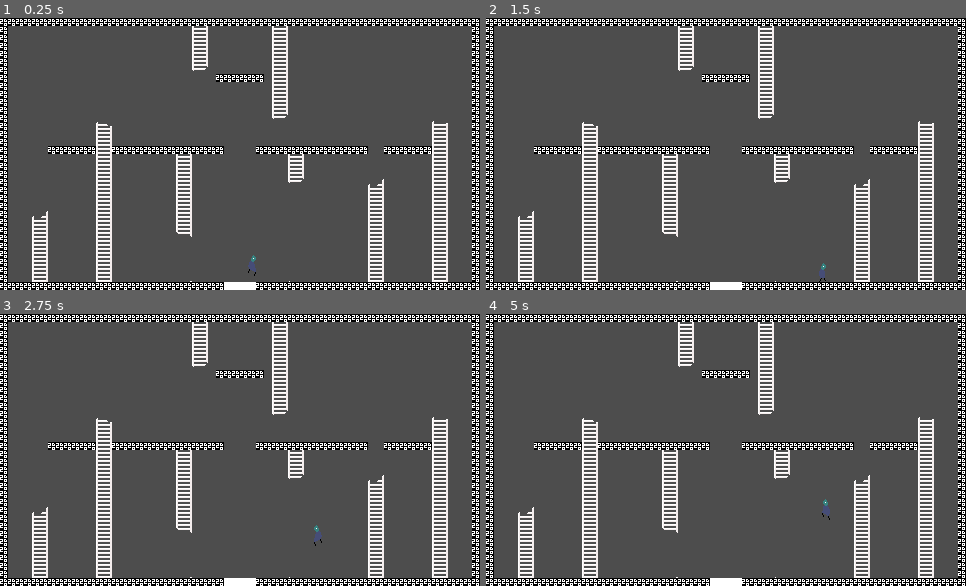
Above: before the commit, frames 1-4 (two rows, left to right).
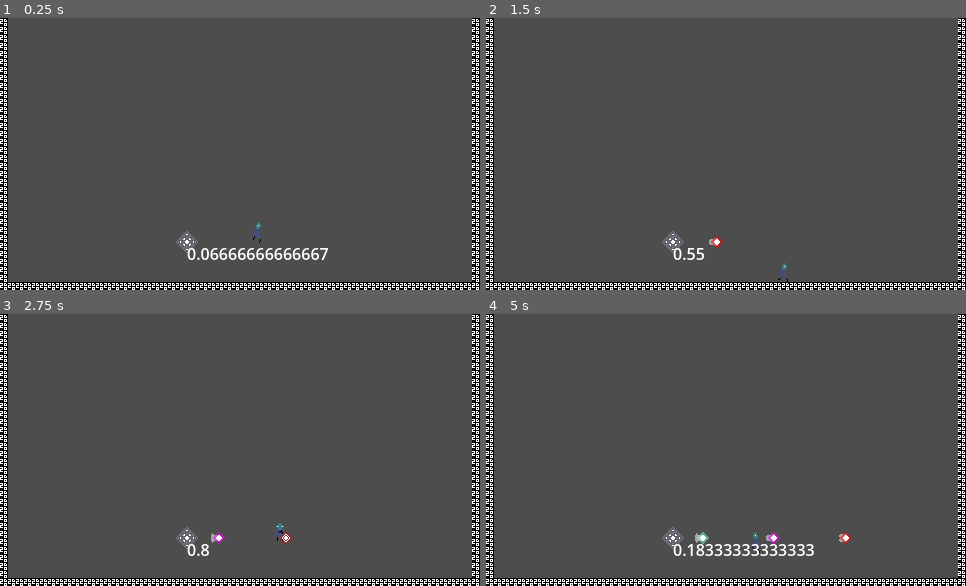
Above: after the commit, the same moments.

Repository: ehj37/Godot-Wild-Jam-90
Game: Godot game, scene res://scenes/level_1.tscn
The game is run twice, just before and just after one commit, with the same random seed, the same clock (stepped at 60 frames per second) and the same inputs.
Inputs:
- Up to frame 1 (0.25 s): no input
- Up to frame 2 (1.5 s): hold Space (jump) 0.53-1.28 s; hold D (move_right) from 0.53 s (still down); tap B (bullet_time) at 1.35 s
- Up to frame 3 (2.75 s): tap Space (jump) at 1.52, 1.55, 1.82 s; release D (move_right) at 2.03 s; hold A (move_left) from 2.03 s (still down); hold Space (jump) from 2.03 s (still down); tap M (dash) at 2.1 s
- Up to frame 4 (5 s): release A (move_left) at 2.78 s; release Space (jump) at 2.78 s; hold D (move_right) 2.78-4.28 s; tap Space (jump) at 2.85, 3.02, 3.32, 4.52, 4.55, 4.82 s; hold Space (jump) 3.53-4.28 s; tap B (bullet_time) at 3.6 s; hold A (move_left) from 4.28 s (still down); tap M (dash) at 4.35 s

The runs differ from the first frame. In frame 1, 12% of the frame differs, in the area x 1-99%, y 0-100%; in frame 2, 11%; in frame 3, 11%; in frame 4, 12%.

Commit message:
Improve jumping from ladders

Diff:
--- a/scenes/level_1.tscn
+++ b/scenes/level_1.tscn
@@ -13,7 +13,7 @@
 script = ExtResource("1_15mv3")
 
 [node name="Player" parent="." unique_id=926355718 instance=ExtResource("2_e3sih")]
-position = Vector2(252, 237)
+position = Vector2(257, 748)
 
 [node name="Camera" parent="." unique_id=1830973701 instance=ExtResource("3_2y5yt")]
 position = Vector2(240, 136)
--- a/scenes/player/state/airborne.gd
+++ b/scenes/player/state/airborne.gd
@@ -45,11 +45,11 @@
 		_state_machine.transition_to("Dash")
 		return
 
-	if Input.is_action_pressed("climb_up") && _player.ladder_ray_cast_up.is_colliding():
+	if _can_transition_to_ladder_up():
 		_state_machine.transition_to("LadderUp")
 		return
 
-	if Input.is_action_pressed("climb_down") && _player.ladder_ray_cast_down.is_colliding():
+	if _can_transition_to_ladder_down():
 		_state_machine.transition_to("LadderDown")
 		return
 
--- a/scenes/player/state/dash.gd
+++ b/scenes/player/state/dash.gd
@@ -11,11 +11,11 @@
 	if _started_on_floor && !_player.is_on_floor():
 		_player.num_jumps = 1
 
-	if Input.is_action_pressed("climb_up") && _player.ladder_ray_cast_up.is_colliding():
+	if _can_transition_to_ladder_up():
 		_state_machine.transition_to("LadderUp")
 		return
 
-	if Input.is_action_pressed("climb_down") && _player.ladder_ray_cast_down.is_colliding():
+	if _can_transition_to_ladder_down():
 		_state_machine.transition_to("LadderDown")
 		return
 
@@ -30,8 +30,7 @@
 	_player.can_dash = false
 	_player.animation_player.play("dash_right")
 
-	if _player.is_on_floor():
-		_started_on_floor = true
+	_started_on_floor = _player.is_on_floor()
 
 	var input_direction: Vector2 = _player.get_input_direction()
 	if !input_direction.is_zero_approx():
--- a/scenes/player/state/idle.gd
+++ b/scenes/player/state/idle.gd
@@ -8,11 +8,11 @@
 		_state_machine.transition_to("Dash")
 		return
 
-	if Input.is_action_pressed("climb_up") && _player.ladder_ray_cast_up.is_colliding():
+	if _can_transition_to_ladder_up():
 		_state_machine.transition_to("LadderUp")
 		return
 
-	if Input.is_action_pressed("climb_down") && _player.ladder_ray_cast_down.is_colliding():
+	if _can_transition_to_ladder_down():
 		_state_machine.transition_to("LadderDown")
 		return
 
--- a/scenes/player/state/ladder_down.gd
+++ b/scenes/player/state/ladder_down.gd
@@ -8,7 +8,7 @@
 		_player.velocity.y = LADDER_DOWN_SPEED
 		return
 
-	if Input.is_action_pressed("climb_up") && _player.ladder_ray_cast_up.is_colliding():
+	if _can_transition_to_ladder_up():
 		_state_machine.transition_to("LadderUp")
 		return
 
--- a/scenes/player/state/ladder_idle.gd
+++ b/scenes/player/state/ladder_idle.gd
@@ -2,21 +2,16 @@
 
 
 func update(_delta: float) -> void:
-	if Input.is_action_pressed("climb_up") && _player.ladder_ray_cast_up.is_colliding():
+	if _can_transition_to_ladder_up():
 		_state_machine.transition_to("LadderUp")
 		return
 
-	if Input.is_action_pressed("climb_down") && _player.ladder_ray_cast_down.is_colliding():
+	if _can_transition_to_ladder_down():
 		_state_machine.transition_to("LadderDown")
 		return
 
 	if Input.is_action_just_pressed("jump"):
-		if !_player.get_input_direction().is_zero_approx():
-			_state_machine.transition_to("Airborne", {"jump": true})
-			return
-
-		_player.num_jumps = 1
-		_state_machine.transition_to("Airborne")
+		_ladder_jump_transition()
 		return
 
 	if Input.is_action_just_pressed("dash") && _player.can_dash:
--- a/scenes/player/state/ladder_up.gd
+++ b/scenes/player/state/ladder_up.gd
@@ -4,11 +4,15 @@
 
 
 func update(_delta: float) -> void:
+	if Input.is_action_just_pressed("jump"):
+		_ladder_jump_transition()
+		return
+
 	if Input.is_action_pressed("climb_up") && _player.ladder_ray_cast_up.is_colliding():
 		_player.velocity.y = -LADDER_UP_SPEED
 		return
 
-	if Input.is_action_pressed("climb_down") && _player.ladder_ray_cast_down.is_colliding():
+	if _can_transition_to_ladder_down():
 		_state_machine.transition_to("LadderDown")
 		return
 
--- a/scenes/player/state/player_state.gd
+++ b/scenes/player/state/player_state.gd
@@ -9,3 +9,24 @@
 	await owner.ready
 
 	_player = owner
+
+
+func _can_transition_to_ladder_up() -> bool:
+	return (
+		Input.is_action_pressed("climb_up")
+		&& _player.ladder_ray_cast_up.is_colliding()
+		&& _player.velocity.y >= 0.0
+	)
+
+
+func _can_transition_to_ladder_down() -> bool:
+	return Input.is_action_pressed("climb_down") && _player.ladder_ray_cast_down.is_colliding()
+
+
+func _ladder_jump_transition() -> void:
+	if !_player.get_input_direction().is_zero_approx() || Input.is_action_pressed("climb_up"):
+		_state_machine.transition_to("Airborne", {"jump": true})
+		return
+
+	_player.num_jumps = 1
+	_state_machine.transition_to("Airborne")
--- a/scenes/player/state/post_dash.gd
+++ b/scenes/player/state/post_dash.gd
@@ -5,6 +5,14 @@
 
 func update(_delta: float) -> void:
 	_player.velocity = Vector2.ZERO
+
+	if _can_transition_to_ladder_up():
+		_state_machine.transition_to("LadderUp")
+		return
+
+	if _can_transition_to_ladder_down():
+		_state_machine.transition_to("LadderDown")
+		return
 
 	if _player.is_on_floor():
 		if Input.is_action_just_pressed("jump"):
--- a/scenes/player/state/run.gd
+++ b/scenes/player/state/run.gd
@@ -13,11 +13,11 @@
 		_state_machine.transition_to("Dash")
 		return
 
-	if Input.is_action_pressed("climb_up") && _player.ladder_ray_cast_up.is_colliding():
+	if _can_transition_to_ladder_up():
 		_state_machine.transition_to("LadderUp")
 		return
 
-	if Input.is_action_pressed("climb_down") && _player.ladder_ray_cast_down.is_colliding():
+	if _can_transition_to_ladder_down():
 		_state_machine.transition_to("LadderDown")
 		return
 
